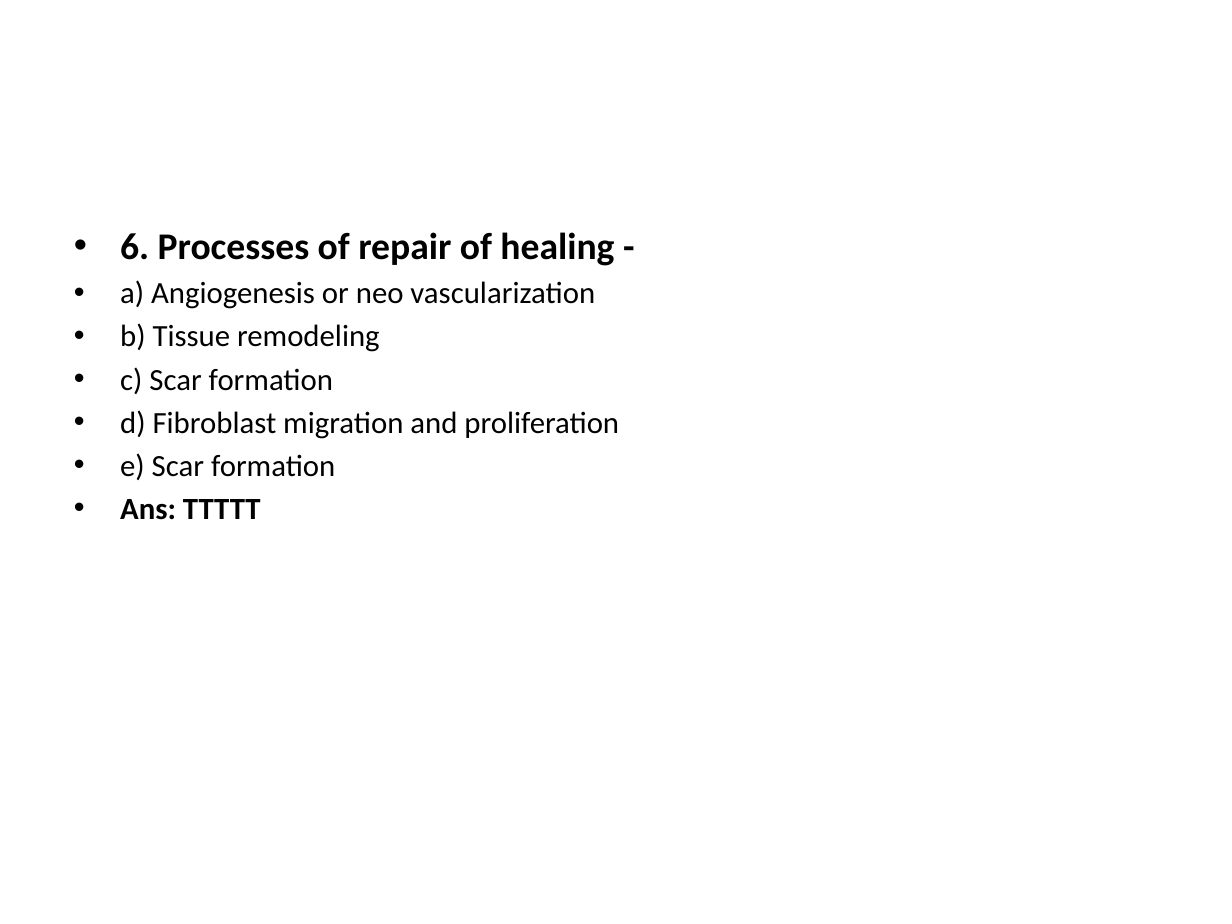
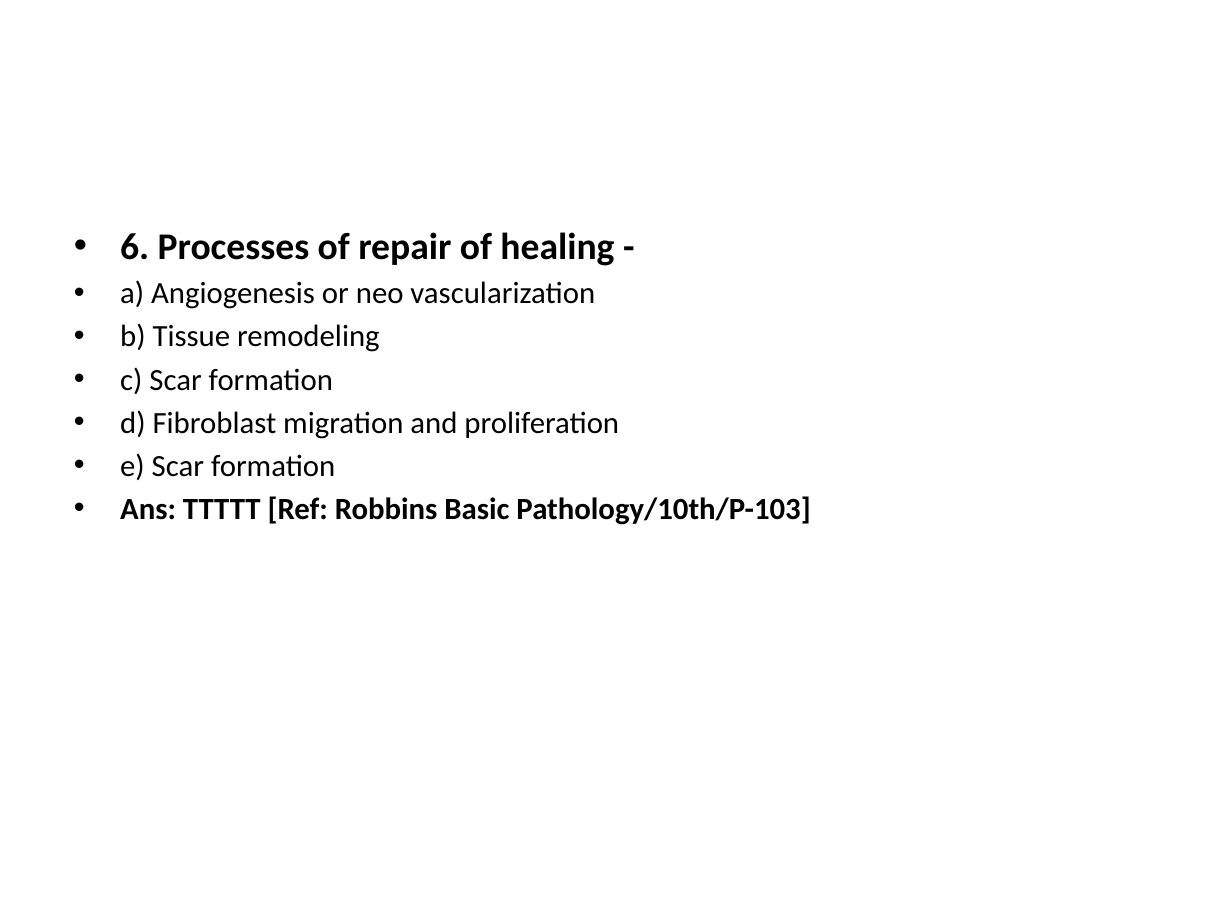
Before and after one commit to jahirulislammolla/exam_power_point, a slide deck: slide 11 of Cell_Injury___Adaptation__Inflammation___Healing___Hemodynamic_Exam__Gynae_July_25__C.pptx. Drawn at 1232x924 pixels with LibreOffice and Linux fonts; fonts in the diff are those of the drawing. Boxes give left, top, right and bottom in pixels: in the first picture for what was removed or moved away, otherwise in the second. Text is boxed around its words. In the diff, an @@ line names an element or a change of style, - is before the commit and + after.

```diff
--- a/Cell_Injury___Adaptation__Inflammation___Healing___Hemodynamic_Exam__Gynae_July_25__C.pptx
+++ b/Cell_Injury___Adaptation__Inflammation___Healing___Hemodynamic_Exam__Gynae_July_25__C.pptx
@@ text at (120, 496, 810, 525): text changed @@
-• Ans: TTTTT
+• Ans: TTTTT [Ref: Robbins Basic Pathology/10th/P-103]
```
Also in this commit, not shown: 90 other slides changed, 11 other files.
